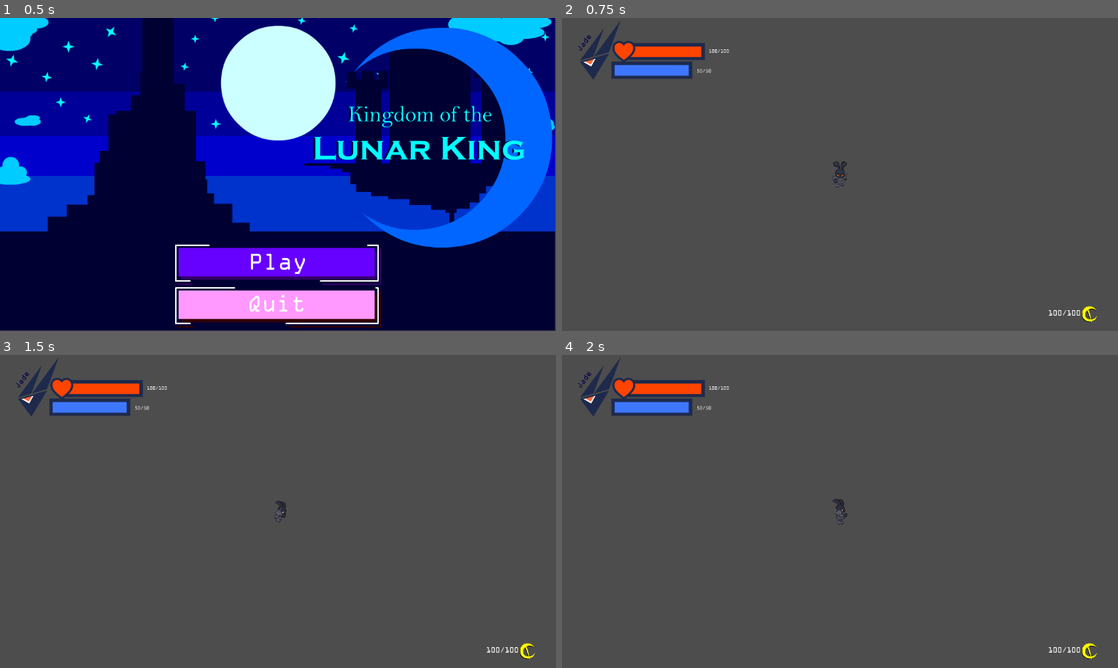
Above: before the commit, frames 1-4 (two rows, left to right).
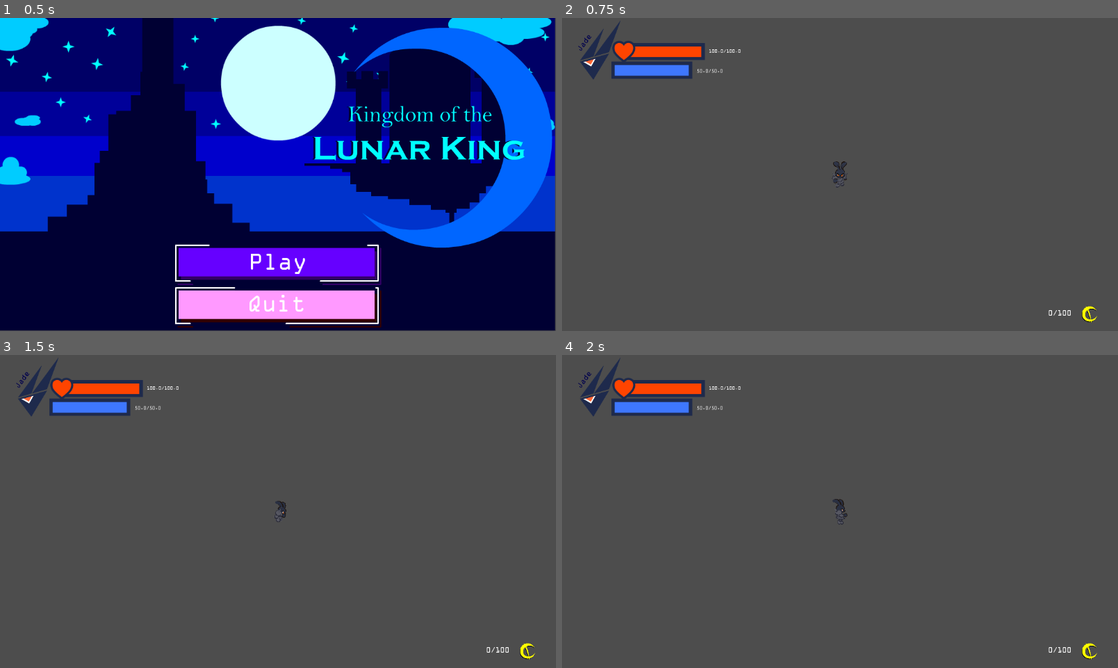
Above: after the commit, the same moments.

Repository: GaetanoRe/KingdomOfTheLunarKing
Game: Godot game, scene res://scenes/ui/main_menu.tscn
Two runs of this game, one before a commit and one after it. Both use one fixed random seed, a clock stepped at 60 frames per second and the inputs below.
Inputs:
- Up to frame 1 (0.5 s): no input
- Up to frame 2 (0.75 s): click "Play" at 0.5 s
- Up to frame 3 (1.5 s): tap Enter at 1.25 s; hold D (walk_right) from 1.28 s (still down); tap Space (dodge) at 1.35 s
- Up to frame 4 (2 s): keep holding D (walk_right)

Frame 1 is identical in both runs. In frame 2, 0.1% of the frame differs, in the area x 25-94%, y 10-96%; in frame 3, 0.1%; in frame 4, 0.1%.

Commit message:
finished inventory

Diff:
--- a/scenes/main_scene.tscn
+++ b/scenes/main_scene.tscn
@@ -10,9 +10,11 @@
 
 [node name="Player" parent="." instance=ExtResource("1_w2twt")]
 position = Vector2(160, 145)
+player_name = "Jade"
 player_speed = 200.0
 roll_speed = 500.0
 
 [node name="CanvasLayer" type="CanvasLayer" parent="."]
 
-[node name="UIManager" parent="CanvasLayer" instance=ExtResource("3_7ykc4")]
+[node name="UIManager" parent="CanvasLayer" node_paths=PackedStringArray("player") instance=ExtResource("3_7ykc4")]
+player = NodePath("../../Player")
--- /dev/null
+++ b/scenes/ui/inventory_slot.gd
@@ -0,0 +1,19 @@
+extends Panel
+
+class_name InventorySlot
+var item_visual : Sprite2D
+var num_items : Label
+
+
+func _ready() -> void:
+	item_visual = get_node("ItemDisplay")
+
+
+func update(item: ItemData):
+	if !item:
+		item_visual.visible = false
+		# print("Item is not here")
+	else:
+		# print("Item name is: " + item.name)
+		item_visual.visible = true
+		item_visual.texture = item.texture
--- a/scenes/ui/inventory_slot.tscn
+++ b/scenes/ui/inventory_slot.tscn
@@ -1,6 +1,7 @@
-[gd_scene load_steps=2 format=3 uid="uid://ccjp2pieykoo3"]
+[gd_scene load_steps=3 format=3 uid="uid://ccjp2pieykoo3"]
 
 [ext_resource type="Texture2D" uid="uid://qdi0went0xd2" path="res://assets/textures/ui/itchmisc.png" id="1_kscix"]
+[ext_resource type="Script" uid="uid://c7ffhqa8oqueo" path="res://scenes/ui/inventory_slot.gd" id="1_ru537"]
 
 [node name="InventorySlot" type="Panel"]
 self_modulate = Color(1, 1, 1, 0)
@@ -12,8 +13,13 @@
 offset_bottom = -620.0
 grow_horizontal = 2
 grow_vertical = 2
+script = ExtResource("1_ru537")
 
 [node name="Sprite2D" type="Sprite2D" parent="."]
 position = Vector2(13, 12)
 scale = Vector2(0.0570312, 0.0802084)
 texture = ExtResource("1_kscix")
+
+[node name="ItemDisplay" type="Sprite2D" parent="."]
+position = Vector2(13, 13)
+scale = Vector2(0.075, 0.075)
--- a/scenes/ui/inventory_ui.gd
+++ b/scenes/ui/inventory_ui.gd
@@ -1,7 +1,22 @@
 extends PlayerMenu
+
+
+class_name InventoryMenu
+
+@onready var inventory : Inventory = preload("res://scripts/items/inventory/player_inventory.tres")
+var slots: Array
 
 func _ready() -> void:
 	close()
+	slots = get_node("InventoryRect/GridContainer").get_children()
+
+
+
+func update_slots() -> void:
+	for i in range(min(inventory.items.size(), slots.size())):
+		slots[i].update(inventory.items[i])
+
+
 
 func _process(delta: float) -> void:
 	if Input.is_action_just_pressed("inventory"):
@@ -9,5 +24,6 @@
 			close()
 		else:
 			open()
+			update_slots()
 
 	visible = is_open
--- /dev/null
+++ b/scenes/ui/player_ui.gd
@@ -0,0 +1,51 @@
+extends Control
+
+
+class_name PlayerUI
+
+# Bars
+var health_bar : TextureProgressBar
+var mana_bar : TextureProgressBar
+
+# Labels
+var health_label : Label
+var mana_label : Label
+var money : Label
+var name_label : Label
+
+@onready var max_money : int = 100
+
+func _ready() -> void:
+	health_bar = get_node("PlayerInfo/HealthBar")
+	mana_bar = get_node("PlayerInfo/ManaBar")
+	money = get_node("Money/Label")
+	health_label = get_node("PlayerInfo/HealthBar/HealthLabel")
+	mana_label = get_node("PlayerInfo/ManaBar/ManaLabel")
+	name_label = get_node("PlayerInfo/NameLabel")
+
+func _process(delta: float) -> void:
+	health_label.text = str(health_bar.value) + "/" + str(health_bar.max_value)
+	mana_label.text = str(mana_bar.value) + "/" + str(mana_bar.max_value)
+
+
+
+func set_max_health(value : float) -> void:
+	health_bar.max_value = value
+
+func set_max_mana(value : float) -> void:
+	mana_bar.max_value = value
+
+func set_max_money(value : int) -> void:
+	max_money = value
+
+func set_health(value : float) -> void:
+	health_bar.value = value
+
+func set_mana(value : float) -> void:
+	mana_bar.value = value
+
+func set_money(value : int) -> void:
+	money.text = str(value) + "/" + str(max_money)
+
+func set_name_label(value : String) -> void:
+	name_label.text = value
--- a/scenes/ui/player_ui.tscn
+++ b/scenes/ui/player_ui.tscn
@@ -1,6 +1,7 @@
-[gd_scene load_steps=13 format=3 uid="uid://ba8kcw851hkqp"]
+[gd_scene load_steps=14 format=3 uid="uid://ba8kcw851hkqp"]
 
 [ext_resource type="Texture2D" uid="uid://cfujip13wywsq" path="res://assets/textures/ui/uiinfo1.png" id="1_jg20v"]
+[ext_resource type="Script" uid="uid://ctxq4k2108a4l" path="res://scenes/ui/player_ui.gd" id="1_y8ff4"]
 [ext_resource type="FontFile" uid="uid://c5ej11lxhmaay" path="res://assets/fonts/OCRAEXT.TTF" id="2_jg20v"]
 [ext_resource type="Texture2D" uid="uid://d0dgul4aqvi33" path="res://assets/textures/ui/health_outside_secondoption.png" id="3_1afs1"]
 [ext_resource type="Texture2D" uid="uid://cscgp75h0waxo" path="res://assets/textures/ui/itchcash1.png" id="3_fatqr"]
@@ -38,6 +39,7 @@
 offset_bottom = 1.0
 grow_horizontal = 2
 grow_vertical = 2
+script = ExtResource("1_y8ff4")
 
 [node name="PlayerInfo" type="Control" parent="."]
 anchors_preset = 0
@@ -58,7 +60,7 @@
 expand_mode = 1
 stretch_mode = 4
 
-[node name="Label" type="Label" parent="PlayerInfo"]
+[node name="NameLabel" type="Label" parent="PlayerInfo"]
 layout_mode = 0
 offset_left = 50.0
 offset_top = 87.0
@@ -92,22 +94,13 @@
 text = "OVERFLOW LV "
 label_settings = SubResource("LabelSettings_rtpfr")
 
-[node name="Label" type="Label" parent="PlayerInfo/HealthBar"]
+[node name="HealthLabel" type="Label" parent="PlayerInfo/HealthBar"]
 layout_mode = 0
 offset_left = 422.0
 offset_top = 58.0
 offset_right = 520.0
 offset_bottom = 80.0
 text = "100/100"
-label_settings = SubResource("LabelSettings_0cbkn")
-
-[node name="Label2" type="Label" parent="PlayerInfo/HealthBar"]
-layout_mode = 0
-offset_left = 372.0
-offset_top = 140.0
-offset_right = 470.0
-offset_bottom = 162.0
-text = "50/50"
 label_settings = SubResource("LabelSettings_0cbkn")
 
 [node name="ManaBar" type="TextureProgressBar" parent="PlayerInfo"]
@@ -131,6 +124,15 @@
 offset_bottom = 88.0
 text = "OVERFLOW LV "
 label_settings = SubResource("LabelSettings_rtpfr")
+
+[node name="ManaLabel" type="Label" parent="PlayerInfo/ManaBar"]
+layout_mode = 0
+offset_left = 376.0
+offset_top = 42.0
+offset_right = 474.0
+offset_bottom = 64.0
+text = "50/50"
+label_settings = SubResource("LabelSettings_0cbkn")
 
 [node name="Money" type="Control" parent="."]
 anchors_preset = 0
--- /dev/null
+++ b/scenes/ui/ui_manager.gd
@@ -0,0 +1,26 @@
+extends Control
+
+class_name UIManager
+
+var player_ui : PlayerUI
+
+var inventory_ui : InventoryMenu
+
+var pause_menu : PauseMenu
+
+@export var player : Player
+
+
+func _ready() -> void:
+	player_ui = get_node("PlayerUI")
+	inventory_ui = get_node("InventoryUI")
+	pause_menu = get_node("PauseMenu")
+	player_ui.set_max_health(player.player_max_health)
+	player_ui.set_max_mana(player.player_max_mana)
+	player_ui.set_max_money(player.player_max_money)
+	player_ui.set_name_label(player.player_name)
+
+func _process(delta: float) -> void:
+	player_ui.set_health(player.player_heath)
+	player_ui.set_mana(player.player_mana)
+	player_ui.set_money(player.player_money)
--- a/scenes/ui/ui_manager.tscn
+++ b/scenes/ui/ui_manager.tscn
@@ -1,6 +1,7 @@
-[gd_scene load_steps=4 format=3 uid="uid://cuo8u7h26ycmg"]
+[gd_scene load_steps=5 format=3 uid="uid://cuo8u7h26ycmg"]
 
 [ext_resource type="PackedScene" uid="uid://ba8kcw851hkqp" path="res://scenes/ui/player_ui.tscn" id="1_fypb7"]
+[ext_resource type="Script" uid="uid://baq0jyf2n0yig" path="res://scenes/ui/ui_manager.gd" id="1_js4l8"]
 [ext_resource type="PackedScene" uid="uid://g1urp60oenu2" path="res://scenes/ui/inventory_ui.tscn" id="2_b2463"]
 [ext_resource type="PackedScene" uid="uid://dh6f326c3n3sc" path="res://scenes/ui/pause_menu.tscn" id="3_b2463"]
 
@@ -11,6 +12,7 @@
 anchor_bottom = 1.0
 grow_horizontal = 2
 grow_vertical = 2
+script = ExtResource("1_js4l8")
 
 [node name="PlayerUI" parent="." instance=ExtResource("1_fypb7")]
 layout_mode = 1
--- a/scripts/player/player.gd
+++ b/scripts/player/player.gd
@@ -8,6 +8,8 @@
 @export var player_speed : float = 100
 @export var roll_speed : float = 300
 @export var roll_duration : float = 0.35
+
+# UI Info
 @export var player_heath : float = 100.0
 @export var player_mana : float = 50.0
 @export var player_money : int = 0
--- a/scripts/ui/pause_menu.gd
+++ b/scripts/ui/pause_menu.gd
@@ -1,5 +1,7 @@
 extends PlayerMenu
 
+
+class_name PauseMenu
 func _ready() -> void:
 	close()
 
Not shown, added: scenes/ui/inventory_slot.gd.uid
Not shown, added: scenes/ui/player_ui.gd.uid
Not shown, added: scenes/ui/ui_manager.gd.uid
